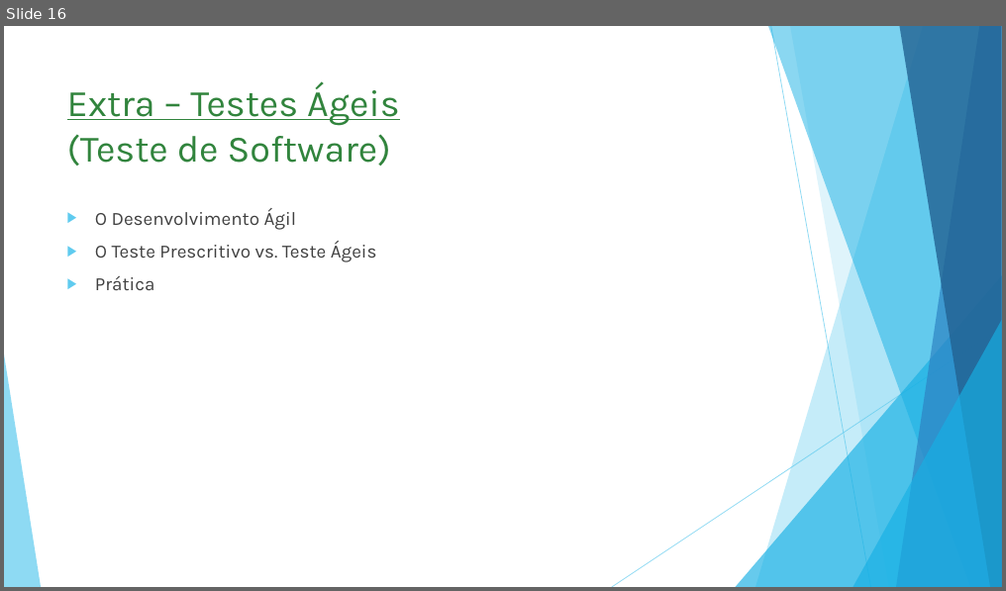
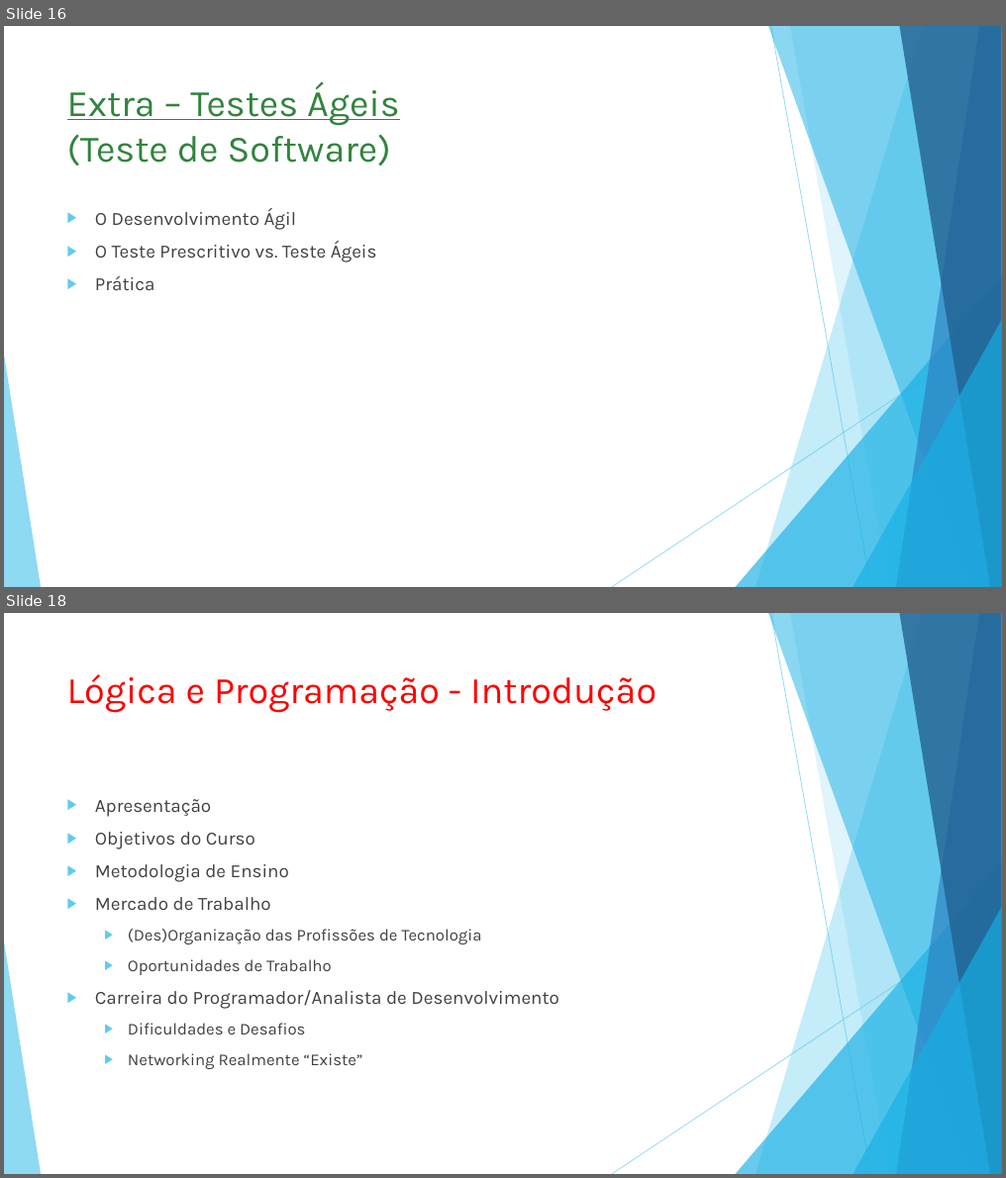
Before and after one commit to Fabricioultrasoft/consuti-net, a slide deck: F14 - Cursos de TI/Documentos/Planos de Ensino/Conteúdo dos Cursos.pptx. Shown one above the other, each under a label of ours: slide 16 before the commit, slides 16 and 18 after it; the slides between them are not shown. The pictures are 1006x591 and 1006x1178 pixels, drawn with LibreOffice and Linux fonts; fonts in the diff are those of the drawing. Boxes give left, top, right and bottom in pixels: in the first picture for what was removed or moved away, otherwise in the second. Text is boxed around its words. In the diff, an @@ line names an element or a change of style, - is before the commit and + after.

```diff
--- a/F14 - Cursos de TI/Documentos/Planos de Ensino/Conteúdo dos Cursos.pptx
+++ b/F14 - Cursos de TI/Documentos/Planos de Ensino/Conteúdo dos Cursos.pptx
@@ slide 18 added at (4, 613, 1002, 1174), background #FFFFFF; not listed: 10 template elements that a slide beside it also shows @@
@@ title added at (67, 674, 656, 713), 36 pt, text #FF0000 @@
+Lógica e Programação - Introdução
@@ text added at (95, 799, 559, 1069), 16 pt, text #404040 @@
+▶ Apresentação
+▶ Objetivos do Curso
+▶ Metodologia de Ensino
+▶ Mercado de Trabalho
+  ▶ (Des)Organização das Profissões de Tecnologia
+  ▶ Oportunidades de Trabalho
+▶ Carreira do Programador/Analista de Desenvolvimento
+  ▶ Dificuldades e Desafios
+  ▶ Networking Realmente “Existe”
```
Also in this commit, not shown: 1 slide changed, 2 other slides added, 18 other files.
